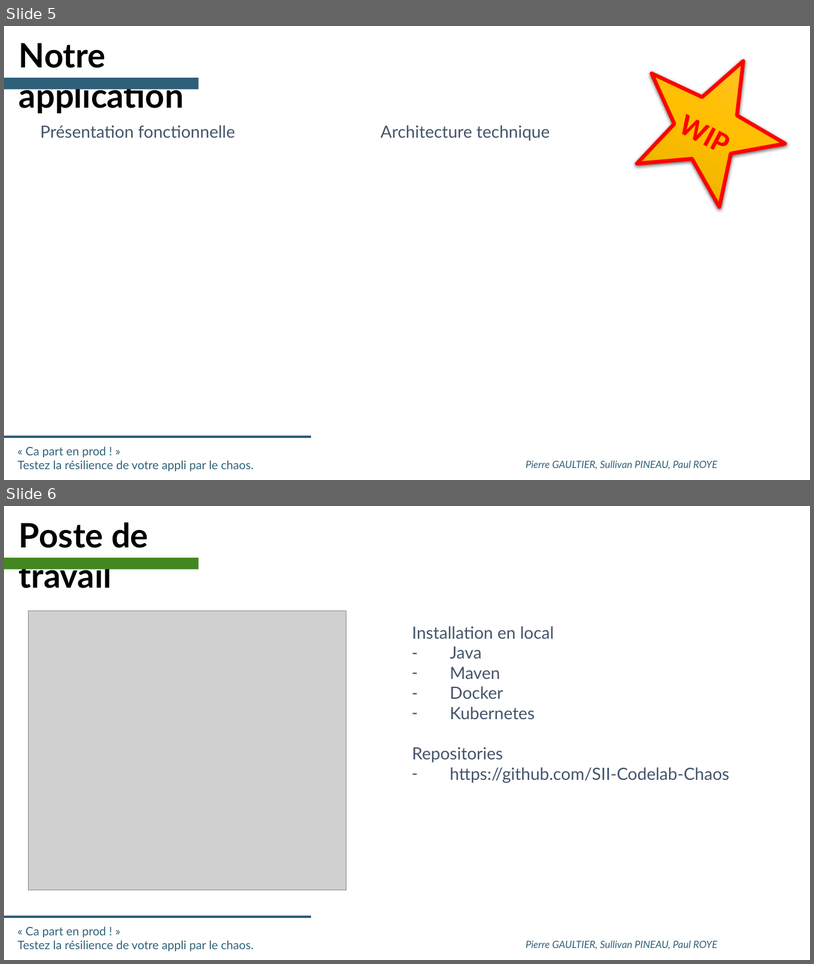
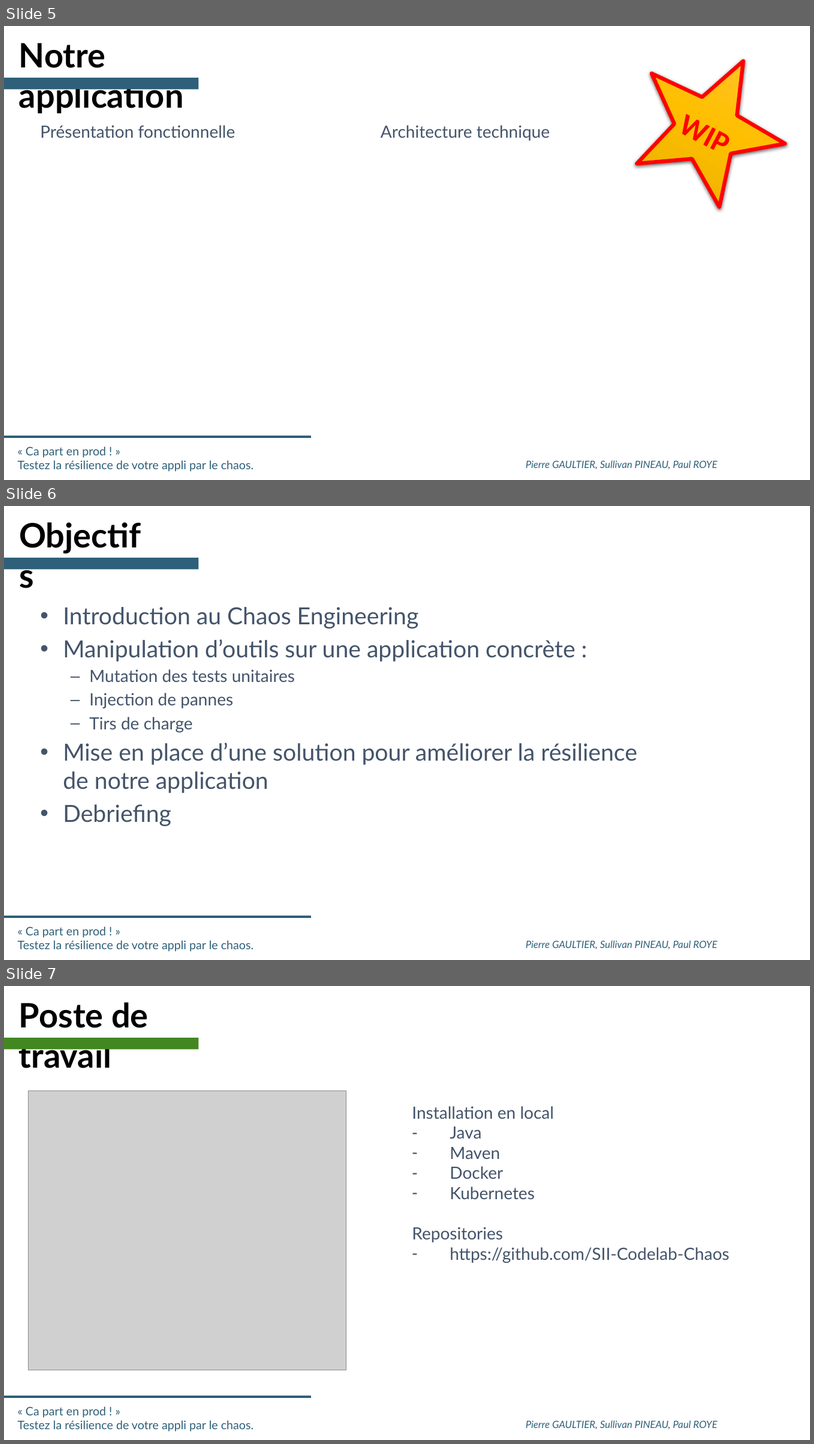
Before and after one commit to SII-Codelab-Chaos/Codelab-Chaos-TP, a slide deck: Hands-On -Chaos - SLIDES.pptx. Shown one above the other, each under a label of ours: slides 5 and 6 before the commit, slides 5, 6 and 7 after it. The pictures are 814x964 and 814x1444 pixels, drawn with LibreOffice and Linux fonts; fonts in the diff are those of the drawing; grey boxes stand for pictures; background and template pictures are left out. Boxes give left, top, right and bottom in pixels: in the first picture for what was removed or moved away, otherwise in the second. Text is boxed around its words. In the diff, an @@ line names an element or a change of style, - is before the commit and + after.

```diff
--- a/Hands-On -Chaos - SLIDES.pptx
+++ b/Hands-On -Chaos - SLIDES.pptx
@@ slide 6 added at (4, 506, 810, 960), background #FFFFFF; not listed: 3 template elements that a slide beside it also shows @@
@@ text added at (13, 511, 158, 558), 40 pt, text #000000, bold @@
+Objectifs
@@ rectangle added at (4, 558, 199, 569), fill #2F6079 @@
@@ text added at (63, 607, 638, 826), 28 pt, text #44546A @@
+• Introduction au Chaos Engineering
+• Manipulation d’outils sur une application concrète :
+  – Mutation des tests unitaires
+  – Injection de pannes
+  – Tirs de charge
+• Mise en place d’une solution pour améliorer la résilience de notre application
+• Debriefing
@@ what was slide 6 is now slide 7 @@
```
Also in this commit, not shown: 2 slides changed, 1 other file.
